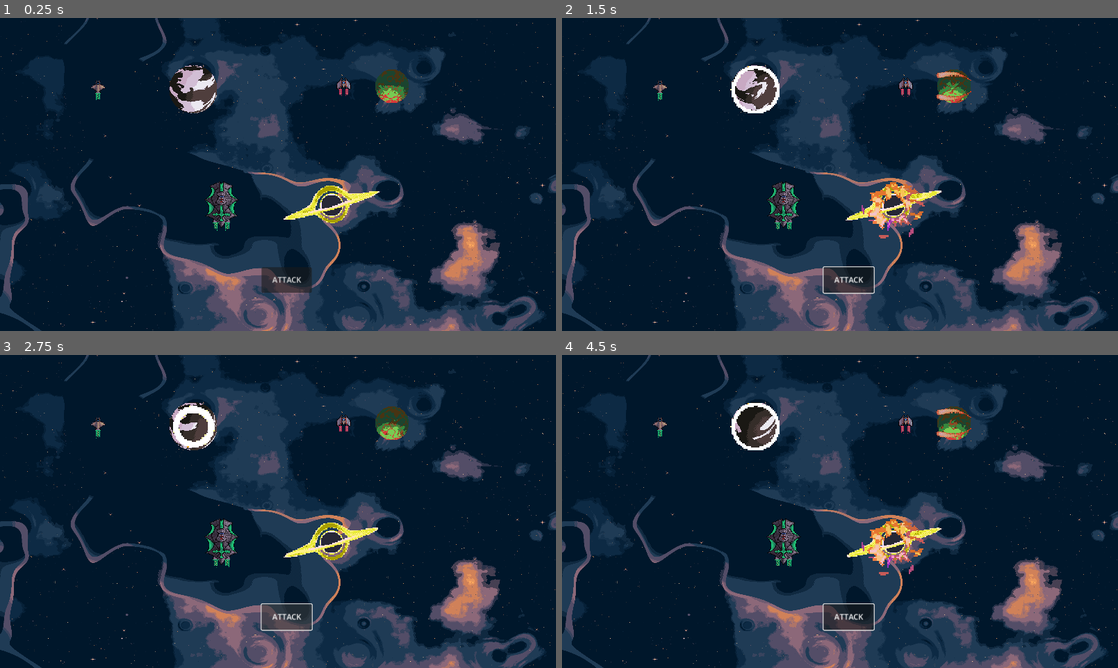
Above: before the commit, frames 1-4 (two rows, left to right).
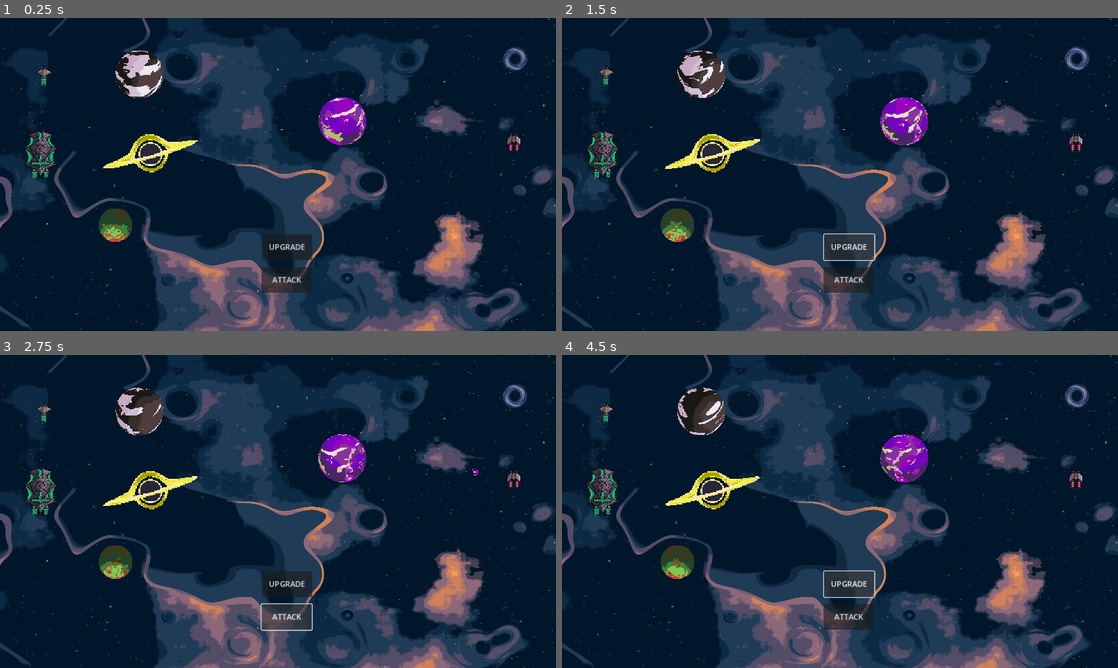
Above: after the commit, the same moments.

Repository: wonhs0191/GAME-2-Random-Defense-
Game: Godot game, scene res://prototype_moon/01_MoonPrototype.tscn
Same seed, same stepped clock (60 frames per second), same inputs: the game is played once before the commit and once after it. The project has no main scene, so this scene is started directly.
Inputs (mouse positions are in pixels of both pictures, inside the frame that each line leads up to):
- Up to frame 1 (0.25 s): no input
- Up to frame 2 (1.5 s): click "ATTACK" at 0.5 s; click (851, 246) at 1.25 s, where only the run after the commit has a clickable "UPGRADE"
- Up to frame 3 (2.75 s): click "ATTACK" at 2 s
- Up to frame 4 (4.5 s): click (851, 583) at 2.75 s, where only the run after the commit has a clickable "UPGRADE"; click "ATTACK" at 3.5 s; click (851, 583) at 4.25 s, where only the run after the commit has a clickable "UPGRADE"

The runs differ from the first frame. In frame 1, 31% of the frame differs, in the area x 0-100%, y 0-100%; in frame 2, 31%; in frame 3, 31%; in frame 4, 31%.

Commit message:
=== prototype projectile

Diff:
--- a/project.godot
+++ b/project.godot
@@ -17,6 +17,12 @@
 
 window/stretch/mode="canvas_items"
 
+[layer_names]
+
+2d_physics/layer_1="unit"
+2d_physics/layer_2="enemy"
+2d_physics/layer_3="projectile"
+
 [rendering]
 
 renderer/rendering_method="gl_compatibility"
--- a/prototype_moon/01_MoonPrototype.gd
+++ b/prototype_moon/01_MoonPrototype.gd
@@ -1,22 +1,15 @@
 extends Node2D
 
-# Attack 변수 선언
-@onready var attack01 = $"01Unit/Attack"
-@onready var attack02 = $"02Unit/Attack"
-@onready var attack03 = $"03Unit/Attack"
+@onready var unit_04c = $"04CUnit"
 
-# Called when the node enters the scene tree for the first time.
 func _ready():
-	print(2)
+	print("Unit: ", unit_04c)
+	print("적 그룹: ", get_tree().get_nodes_in_group("Enemy"))
 
-# Called every frame. 'delta' is the elapsed time since the previous frame.
 func _process(delta):
 	pass
 
-# attack 버튼 눌렀을 때
+# attack 버튼을 눌렀을 때 호출되는 함수
 func _on_attack_test_pressed():
-	print(1)
-	# 어택 재생
-	attack01.play()
-	attack02.play()
-	attack03.play()
+	if unit_04c:
+		unit_04c.attempt_attack()
--- a/prototype_moon/01_MoonPrototype.tscn
+++ b/prototype_moon/01_MoonPrototype.tscn
@@ -1,22 +1,95 @@
-[gd_scene load_steps=9 format=3 uid="uid://g6pn5c0dqe8p"]
+[gd_scene load_steps=21 format=3 uid="uid://g6pn5c0dqe8p"]
 
 [ext_resource type="Script" path="res://prototype_moon/01_MoonPrototype.gd" id="1_1t4aa"]
-[ext_resource type="Texture2D" uid="uid://3repgpdjfc7b" path="res://prototype_moon/background/02_Space Background.png" id="1_wkbg8"]
+[ext_resource type="Texture2D" uid="uid://b6bwx5nlh60cr" path="res://prototype_moon/background/02_Space Background.png" id="1_wkbg8"]
 [ext_resource type="PackedScene" uid="uid://b35dboovj15st" path="res://prototype_moon/enemy/01_enemy.tscn" id="2_1hihw"]
 [ext_resource type="PackedScene" uid="uid://wlcqjmxi6ebc" path="res://prototype_moon/unit/01_unit.tscn" id="3_pgxo0"]
+[ext_resource type="Texture2D" uid="uid://y7xm14qya3bh" path="res://prototype_moon/background/portal.png" id="3_tyrrb"]
 [ext_resource type="PackedScene" uid="uid://b0mwduv01uqog" path="res://prototype_moon/enemy/02_enemy.tscn" id="5_7vb27"]
 [ext_resource type="PackedScene" uid="uid://bgthe5ro31e7d" path="res://prototype_moon/enemy/03_enemy.tscn" id="6_pxw6b"]
 [ext_resource type="PackedScene" uid="uid://dddcxfo5xultw" path="res://prototype_moon/unit/02_unit.tscn" id="7_r7xj2"]
 [ext_resource type="PackedScene" uid="uid://cbrbh04ykonv7" path="res://prototype_moon/unit/03_unit.tscn" id="8_2hvlk"]
+[ext_resource type="PackedScene" uid="uid://djkcbw3iv1fsn" path="res://prototype_moon/unit/04_C_Unit.tscn" id="9_la546"]
+
+[sub_resource type="AtlasTexture" id="AtlasTexture_msrs2"]
+atlas = ExtResource("3_tyrrb")
+region = Rect2(0, 0, 426, 394)
+
+[sub_resource type="AtlasTexture" id="AtlasTexture_kluwp"]
+atlas = ExtResource("3_tyrrb")
+region = Rect2(426, 0, 426, 394)
+
+[sub_resource type="AtlasTexture" id="AtlasTexture_3bovh"]
+atlas = ExtResource("3_tyrrb")
+region = Rect2(852, 0, 426, 394)
+
+[sub_resource type="AtlasTexture" id="AtlasTexture_35220"]
+atlas = ExtResource("3_tyrrb")
+region = Rect2(0, 394, 426, 394)
+
+[sub_resource type="AtlasTexture" id="AtlasTexture_ees3g"]
+atlas = ExtResource("3_tyrrb")
+region = Rect2(426, 394, 426, 394)
+
+[sub_resource type="AtlasTexture" id="AtlasTexture_wjki5"]
+atlas = ExtResource("3_tyrrb")
+region = Rect2(852, 394, 426, 394)
+
+[sub_resource type="AtlasTexture" id="AtlasTexture_sjupx"]
+atlas = ExtResource("3_tyrrb")
+region = Rect2(0, 788, 426, 394)
+
+[sub_resource type="AtlasTexture" id="AtlasTexture_drhx3"]
+atlas = ExtResource("3_tyrrb")
+region = Rect2(426, 788, 426, 394)
+
+[sub_resource type="AtlasTexture" id="AtlasTexture_uern2"]
+atlas = ExtResource("3_tyrrb")
+region = Rect2(852, 788, 426, 394)
+
+[sub_resource type="SpriteFrames" id="SpriteFrames_5lpwv"]
+animations = [{
+"frames": [{
+"duration": 1.0,
+"texture": SubResource("AtlasTexture_msrs2")
+}, {
+"duration": 1.0,
+"texture": SubResource("AtlasTexture_kluwp")
+}, {
+"duration": 1.0,
+"texture": SubResource("AtlasTexture_3bovh")
+}, {
+"duration": 1.0,
+"texture": SubResource("AtlasTexture_35220")
+}, {
+"duration": 1.0,
+"texture": SubResource("AtlasTexture_ees3g")
+}, {
+"duration": 1.0,
+"texture": SubResource("AtlasTexture_wjki5")
+}, {
+"duration": 1.0,
+"texture": SubResource("AtlasTexture_sjupx")
+}, {
+"duration": 1.0,
+"texture": SubResource("AtlasTexture_drhx3")
+}, {
+"duration": 1.0,
+"texture": SubResource("AtlasTexture_uern2")
+}],
+"loop": true,
+"name": &"default",
+"speed": 5.0
+}]
 
 [node name="01_Prototype" type="Node2D"]
 script = ExtResource("1_1t4aa")
 
 [node name="background" type="TextureRect" parent="."]
-offset_left = -20.9999
-offset_top = -9.0
-offset_right = 2979.0
-offset_bottom = 2991.0
+offset_left = -55.0
+offset_top = -26.0
+offset_right = 2945.0
+offset_bottom = 2974.0
 scale = Vector2(0.474, 0.4)
 texture = ExtResource("1_wkbg8")
 
@@ -27,24 +100,44 @@
 offset_bottom = 569.0
 text = "ATTACK"
 
+[node name="upgrade_test" type="Button" parent="."]
+offset_left = 543.0
+offset_top = 448.0
+offset_right = 647.0
+offset_bottom = 501.0
+text = "UPGRADE
+"
+
+[node name="portal" type="AnimatedSprite2D" parent="."]
+position = Vector2(1067, 84)
+scale = Vector2(0.15, 0.15)
+sprite_frames = SubResource("SpriteFrames_5lpwv")
+autoplay = "default"
+frame = 6
+frame_progress = 0.400861
+speed_scale = 2.0
+
 [node name="01Enemy" parent="." instance=ExtResource("2_1hihw")]
-position = Vector2(203, 143)
+position = Vector2(91, 112)
 
 [node name="02Enemy" parent="." instance=ExtResource("5_7vb27")]
-position = Vector2(459, 383)
+position = Vector2(84, 277)
 
 [node name="03Enemy" parent="." instance=ExtResource("6_pxw6b")]
-position = Vector2(712, 137)
+position = Vector2(1065, 252)
 
 [node name="01Unit" parent="." instance=ExtResource("3_pgxo0")]
-position = Vector2(400, 147)
+position = Vector2(288, 116)
 frame_progress = 0.283527
 
 [node name="02Unit" parent="." instance=ExtResource("7_r7xj2")]
-position = Vector2(812, 141)
+position = Vector2(239, 428)
 
 [node name="03Unit" parent="." instance=ExtResource("8_2hvlk")]
-position = Vector2(686, 387)
+position = Vector2(311, 281)
+
+[node name="04CUnit" parent="." instance=ExtResource("9_la546")]
+position = Vector2(709, 213)
 
 [connection signal="pressed" from="attack_test" to="." method="_on_attack_test_pressed"]
 
--- a/prototype_moon/enemy/03_enemy.tscn
+++ b/prototype_moon/enemy/03_enemy.tscn
@@ -1,7 +1,8 @@
-[gd_scene load_steps=12 format=3 uid="uid://bgthe5ro31e7d"]
+[gd_scene load_steps=14 format=3 uid="uid://bgthe5ro31e7d"]
 
-[ext_resource type="Texture2D" uid="uid://x355ga487xsn" path="res://prototype_moon/enemy/Nautolan Ship - Bomber - Base.png" id="1_nt8vo"]
-[ext_resource type="Texture2D" uid="uid://dfrb8egpjopoj" path="res://prototype_moon/enemy/Nautolan Ship - Bomber - Engine Effect.png" id="2_fnhaw"]
+[ext_resource type="Texture2D" uid="uid://b6stn53qr5bnc" path="res://prototype_moon/enemy/Nautolan Ship - Bomber - Base.png" id="1_nt8vo"]
+[ext_resource type="Texture2D" uid="uid://nwpoc6shtqub" path="res://prototype_moon/enemy/Nautolan Ship - Bomber - Engine Effect.png" id="2_fnhaw"]
+[ext_resource type="Script" path="res://prototype_moon/enemy/03_enemy.gd" id="2_judn1"]
 
 [sub_resource type="AtlasTexture" id="AtlasTexture_5uh0l"]
 atlas = ExtResource("2_fnhaw")
@@ -72,13 +73,23 @@
 "speed": 5.0
 }]
 
-[node name="03Enemy" type="Sprite2D"]
+[sub_resource type="CircleShape2D" id="CircleShape2D_r1mw1"]
+
+[node name="03Enemy" type="CharacterBody2D" groups=["Enemy"]]
 texture_filter = 1
+platform_floor_layers = 4294967042
+platform_wall_layers = 4
+script = ExtResource("2_judn1")
+
+[node name="Sprite2D" type="Sprite2D" parent="."]
 texture = ExtResource("1_nt8vo")
 
-[node name="AnimatedSprite2D" type="AnimatedSprite2D" parent="."]
+[node name="AnimatedSprite2D" type="AnimatedSprite2D" parent="Sprite2D"]
 sprite_frames = SubResource("SpriteFrames_pxmy3")
 animation = &"Idle"
 autoplay = "Idle"
 frame_progress = 0.668906
 speed_scale = 4.0
+
+[node name="CollisionShape2D" type="CollisionShape2D" parent="."]
+shape = SubResource("CircleShape2D_r1mw1")
Not shown, changed: prototype_moon/2025-12-27-homework.txt
